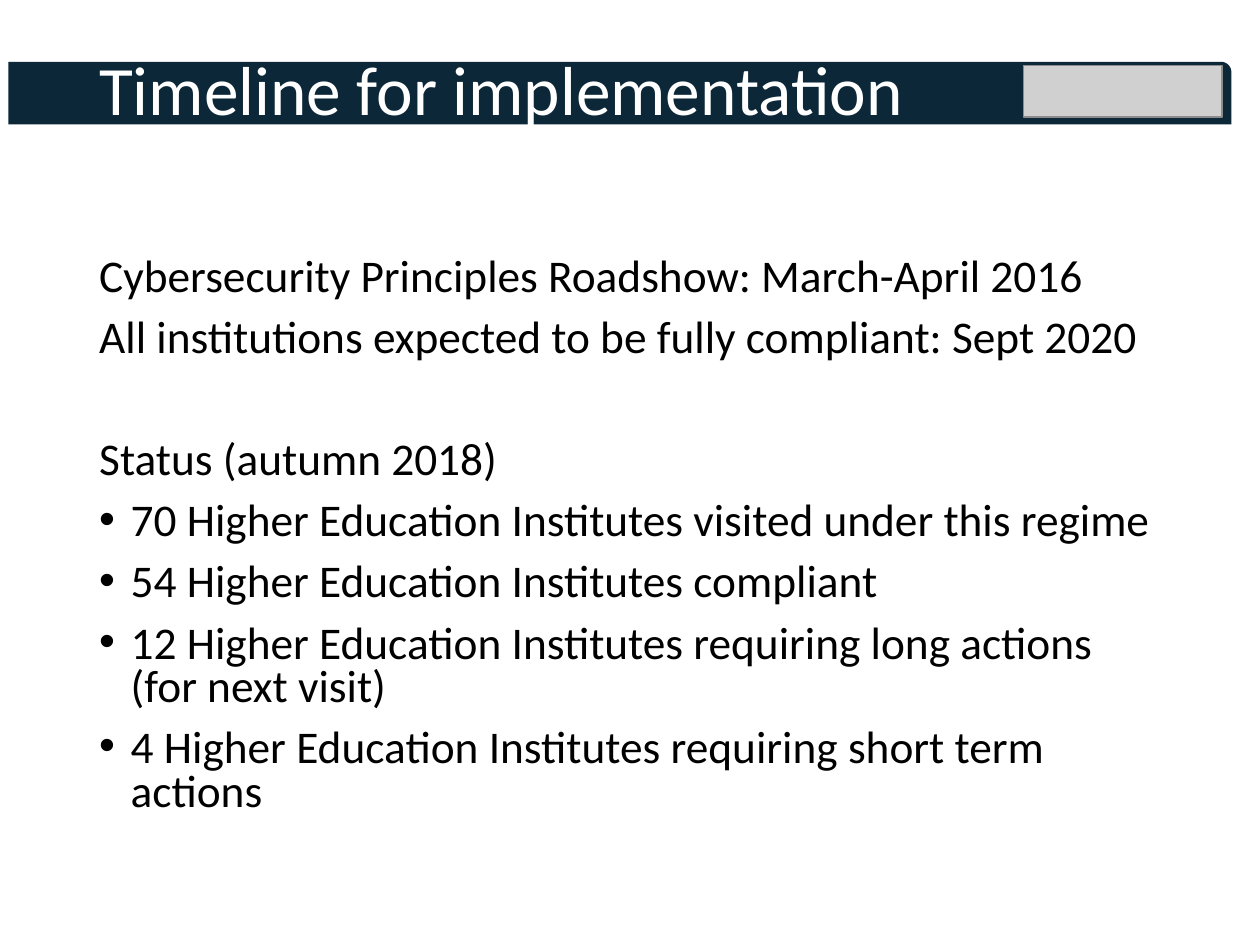
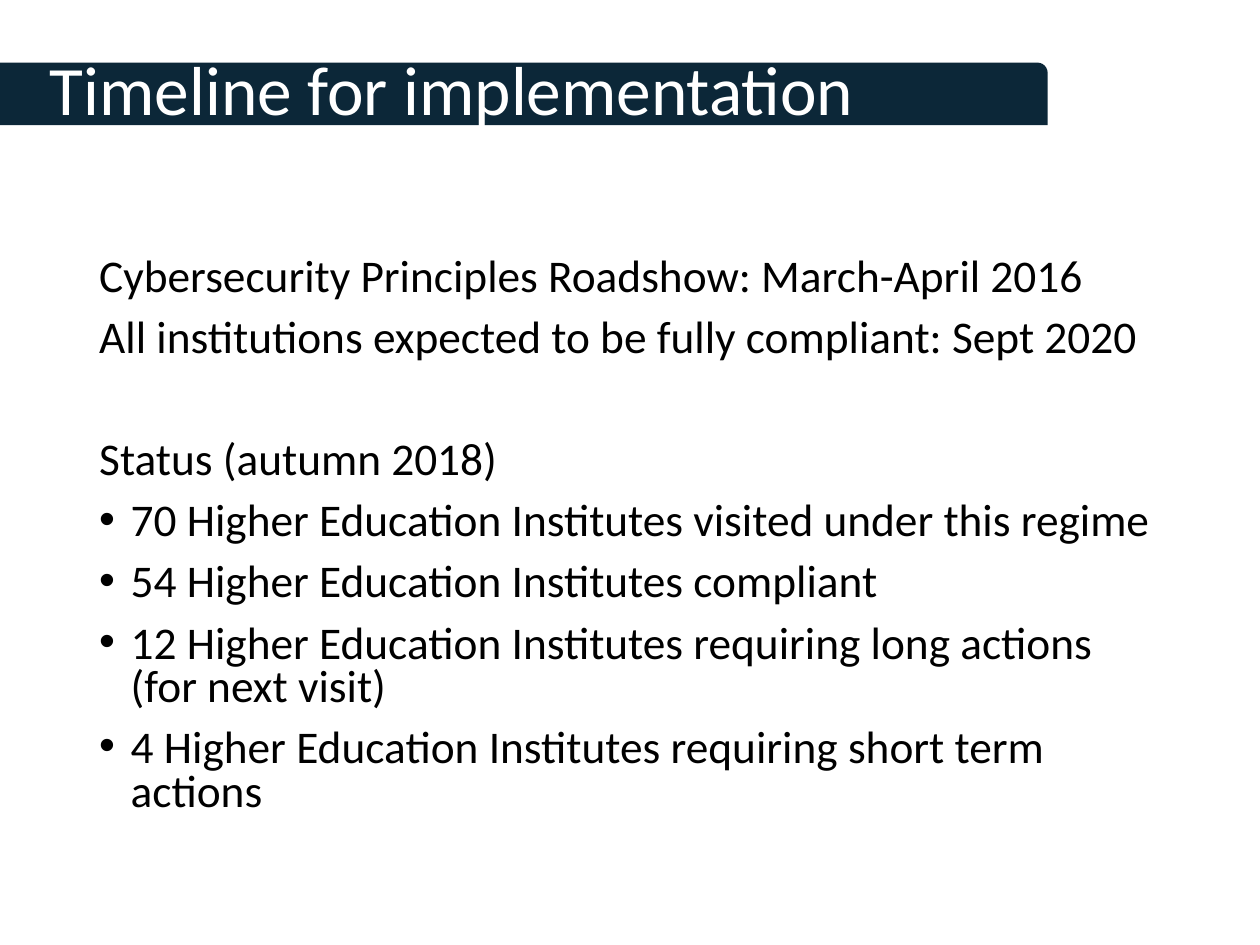
Before and after one commit to tomcrick/FIE2019, a slide deck: slide 8 of TalkatFI2019.pptx. Drawn at 1260x945 pixels with LibreOffice and Linux fonts; fonts in the diff are those of the drawing; grey boxes stand for pictures; background and template pictures are left out. Boxes give left, top, right and bottom in pixels: in the first picture for what was removed or moved away, otherwise in the second. Text is boxed around its words. In the diff, an @@ line names an element or a change of style, - is before the commit and + after.

```diff
--- a/TalkatFI2019.pptx
+++ b/TalkatFI2019.pptx
@@ title "Timeline for implementation": place and size @@
-title "Timeline for implementation" at bbox=[99, 58, 903, 133]
+title "Timeline for implementation" at bbox=[50, 58, 854, 133]
@@ round rect added at bbox=[0, 63, 1048, 126], fill #0C2738 @@
@@ round rect removed at bbox=[9, 62, 1232, 125] @@
@@ picture removed at bbox=[1024, 66, 1222, 117] @@
```
Also in this commit, not shown: 10 other slides changed.
